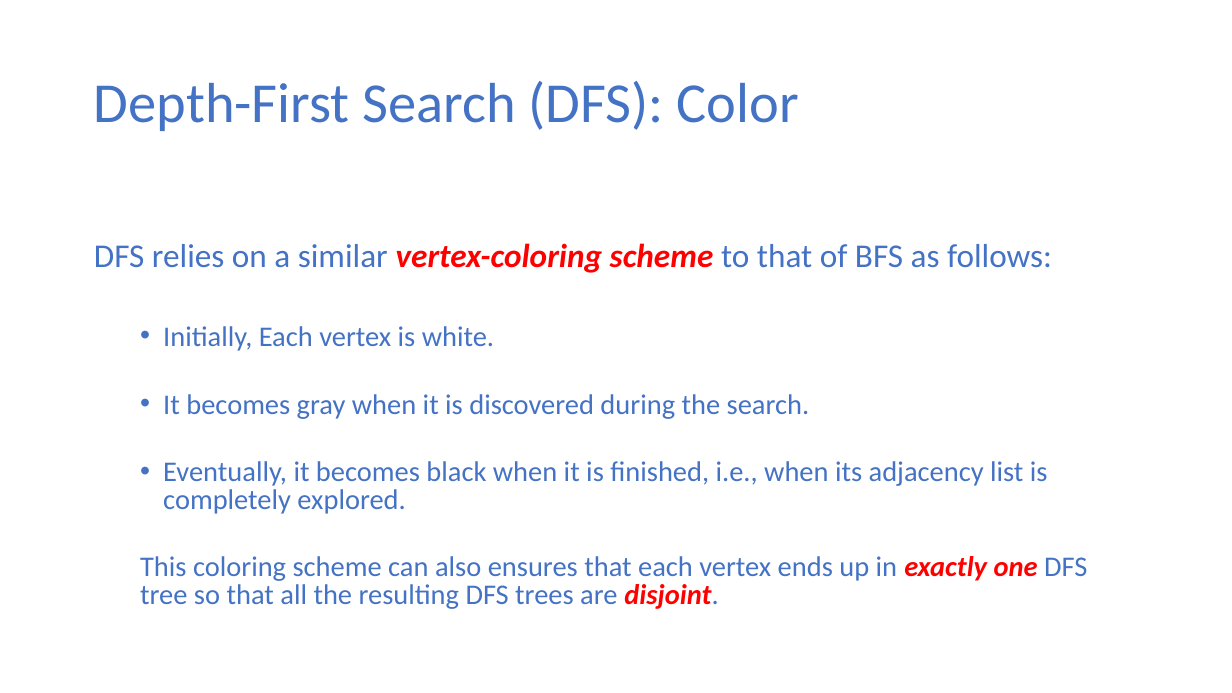
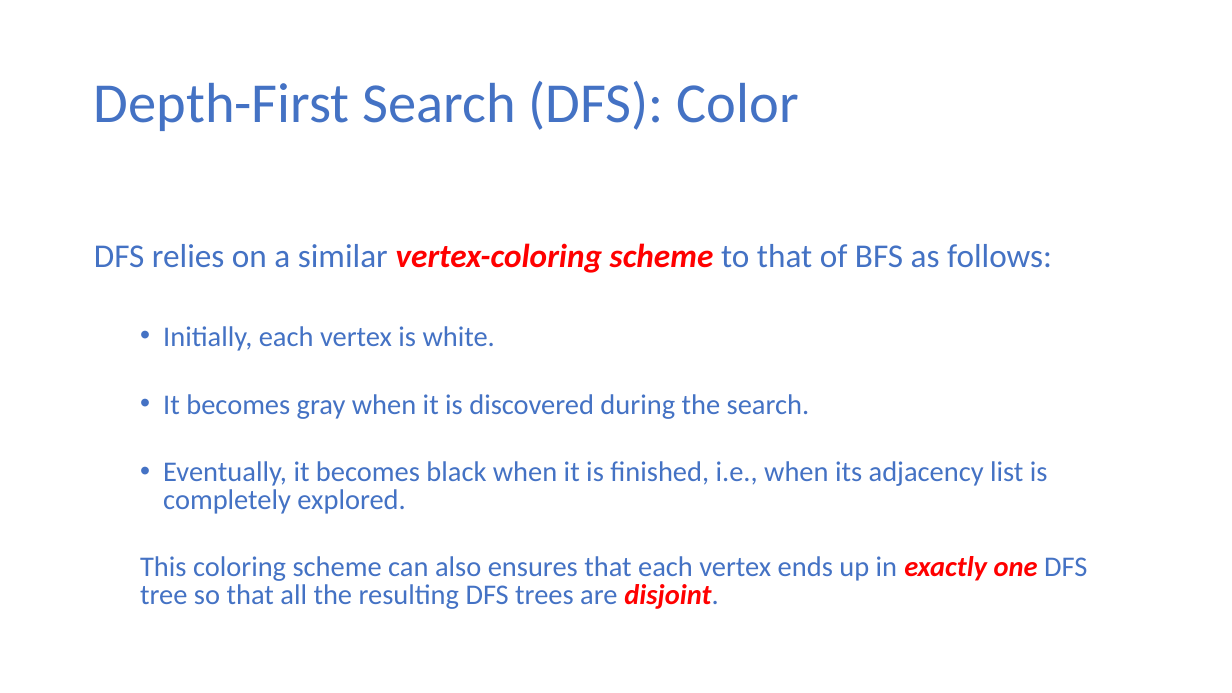
Before and after one commit to ekkapotc/EA, a slide deck: slide 29 of Lectures/Lecture 9.pptx. Drawn at 1232x693 pixels with LibreOffice and Linux fonts; fonts in the diff are those of the drawing. Boxes give left, top, right and bottom in pixels: in the first picture for what was removed or moved away, otherwise in the second. Text is boxed around its words. In the diff, an @@ line names an element or a change of style, - is before the commit and + after.

```diff
--- a/Lectures/Lecture 9.pptx
+++ b/Lectures/Lecture 9.pptx
@@ text at (163,326,495,351): text changed @@
-  • Initially, Each vertex is white.
+  • Initially, each vertex is white.
```
Also in this commit, not shown: 1 other file.
